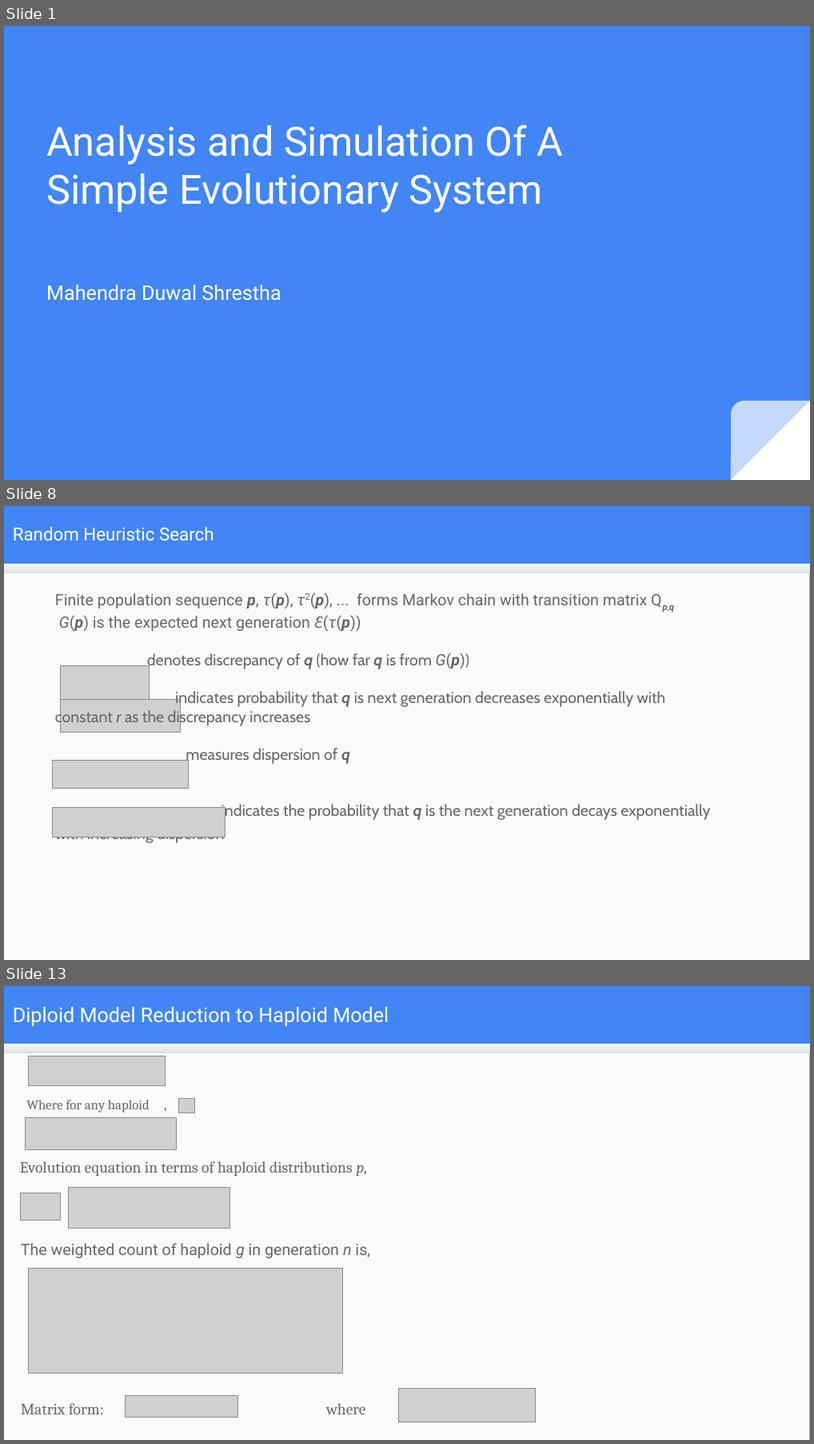
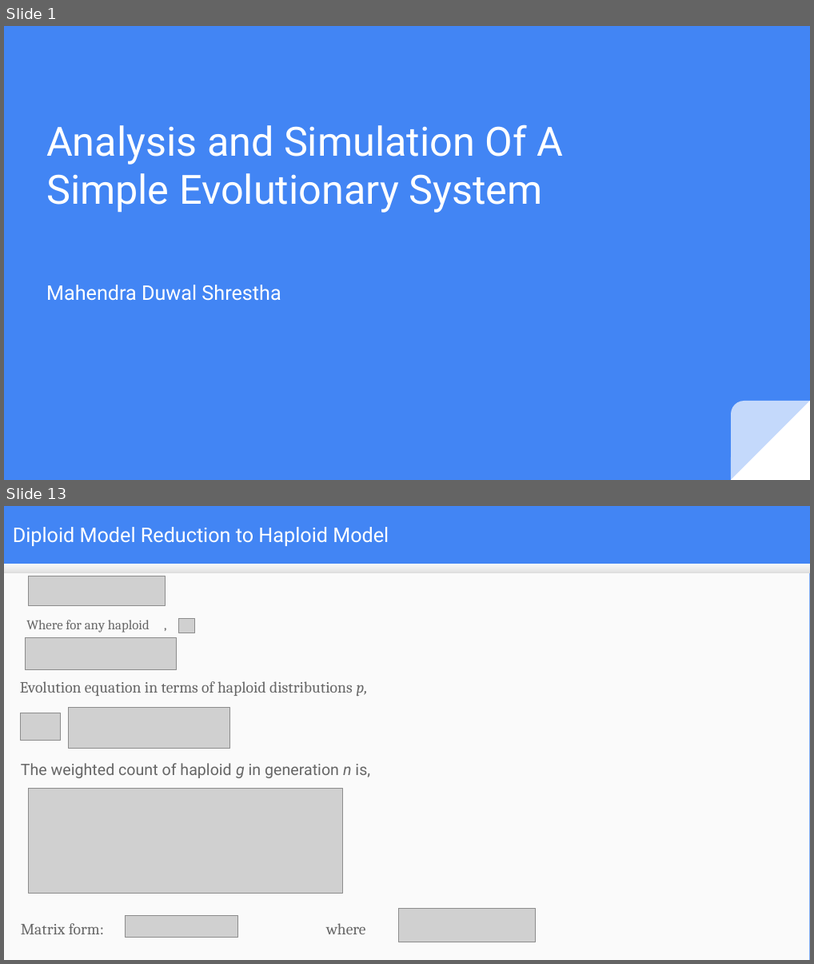
Before and after one commit to mduwalsh/project, a slide deck: thesis_slides_mahendra.odp. Shown one above the other, each under a label of ours: slides 1, 8 and 13 before the commit, slides 1 and 13 after it; the slides between them are not shown. The pictures are 814x1444 and 814x964 pixels, drawn with LibreOffice and Linux fonts; fonts in the diff are those of the drawing; grey boxes stand for pictures. Boxes give left, top, right and bottom in pixels: in the first picture for what was removed or moved away, otherwise in the second. Text is boxed around its words. In the diff, an @@ line names an element or a change of style, - is before the commit and + after.

```diff
--- a/thesis_slides_mahendra.odp
+++ b/thesis_slides_mahendra.odp
@@ slide 8 removed at (4, 506, 810, 960), background #4285F4; not listed: 2 template elements that a slide beside it also shows @@
@@ title removed at (13, 527, 214, 540) @@
-Random Heuristic Search
@@ text removed at (55, 592, 710, 844) @@
-● Finite population sequence p, τ(p), τ2(p), ... forms Markov chain with transition matrix Qp,q
-● G(p) is the expected next generation Ɛ(τ(p))
-● denotes discrepancy of q (how far q is from G(p))
-● indicates probability that q is next generation decreases exponentially with constant r as the discrepancy increases
-● measures dispersion of q
-● indicates the probability that q is the next generation decays exponentially with increasing dispersion
@@ picture removed at (61, 666, 149, 700) @@
@@ picture removed at (61, 700, 181, 732) @@
@@ picture removed at (52, 760, 189, 788) @@
@@ picture removed at (52, 807, 225, 836) @@
```
Also in this commit, not shown: 11 slides changed, 13 slides added, 3 other slides removed, 4 other files.
